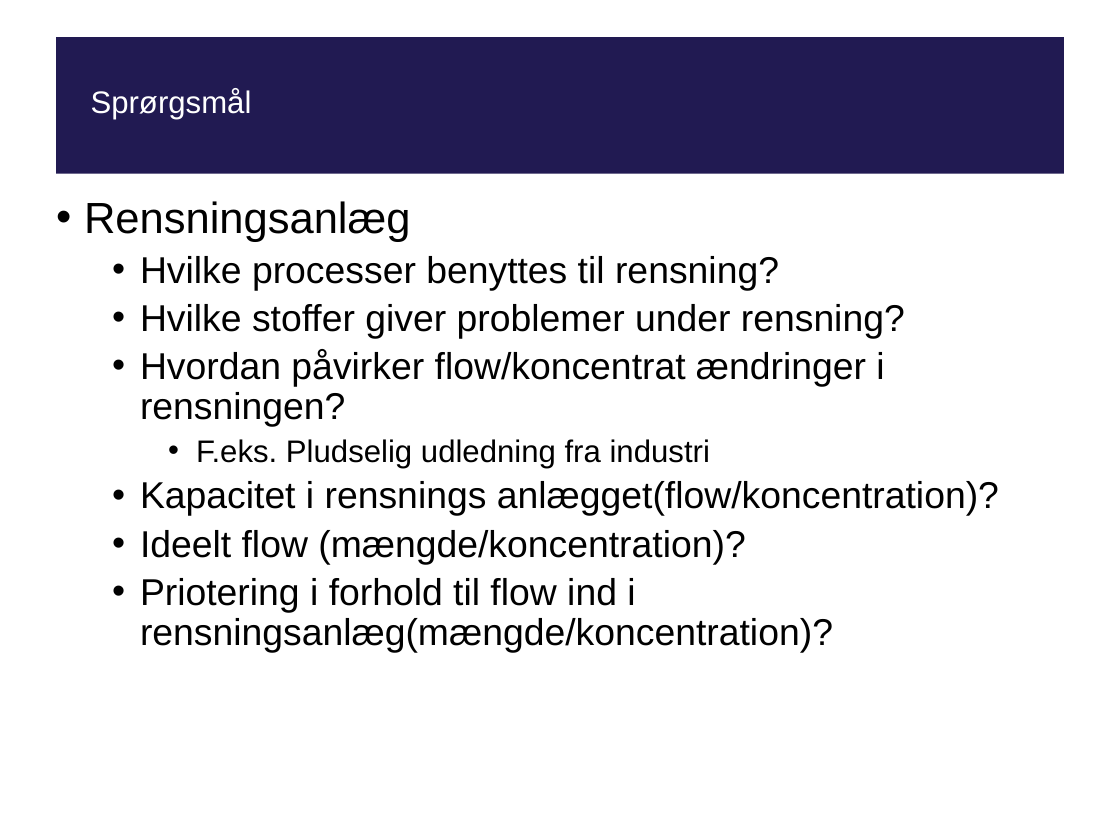
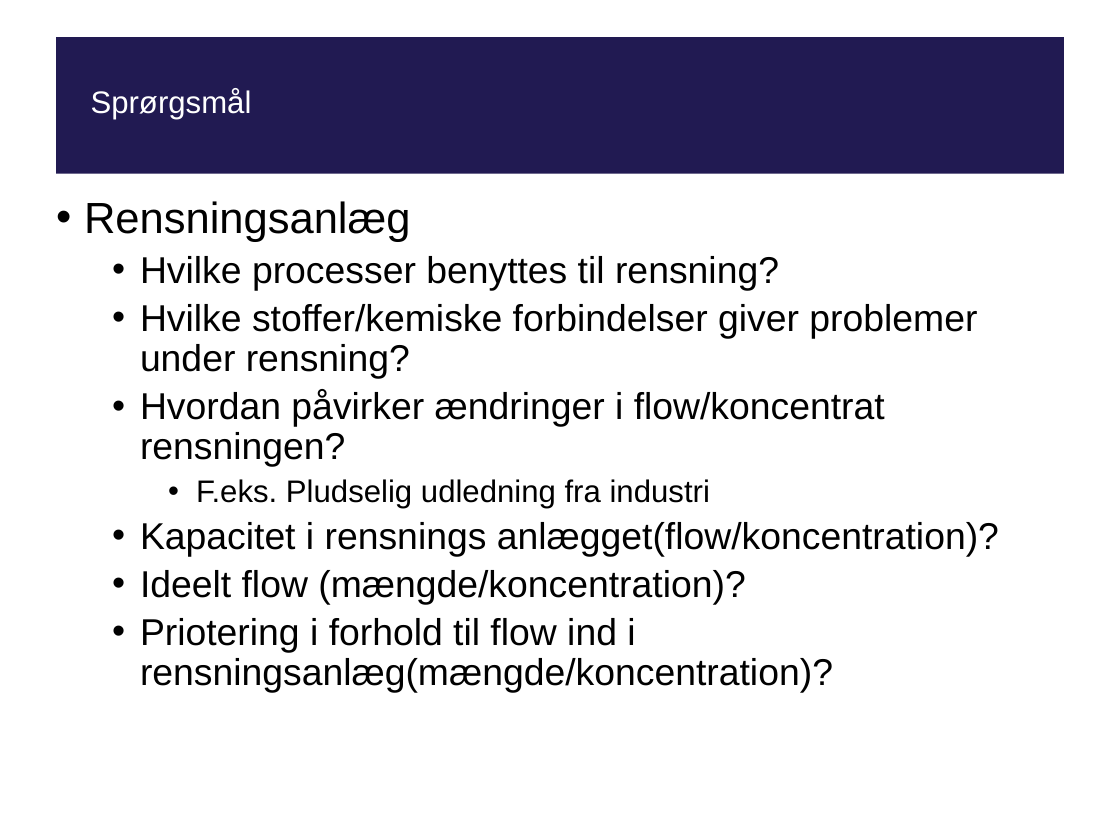
Before and after one commit to tpilga12/P10, a slide deck: slide 9 of Fredericia/presentation/presentation2.pptx. Drawn at 1120x840 pixels with LibreOffice and Linux fonts; fonts in the diff are those of the drawing; background and template pictures are left out. Boxes give left, top, right and bottom in pixels: in the first picture for what was removed or moved away, otherwise in the second. Text is boxed around its words. In the diff, an @@ line names an element or a change of style, - is before the commit and + after.

```diff
--- a/Fredericia/presentation/presentation2.pptx
+++ b/Fredericia/presentation/presentation2.pptx
@@ text at (x1=140, y1=304, x2=977, y2=467): text changed @@
-  • Hvilke stoffer giver problemer under rensning?
-  • Hvordan påvirker flow/koncentrat ændringer i rensningen?
+  • Hvilke stoffer/kemiske forbindelser giver problemer under rensning?
+  • Hvordan påvirker ændringer i flow/koncentrat rensningen?
```
Also in this commit, not shown: 4 other slides changed, 10 other files.
